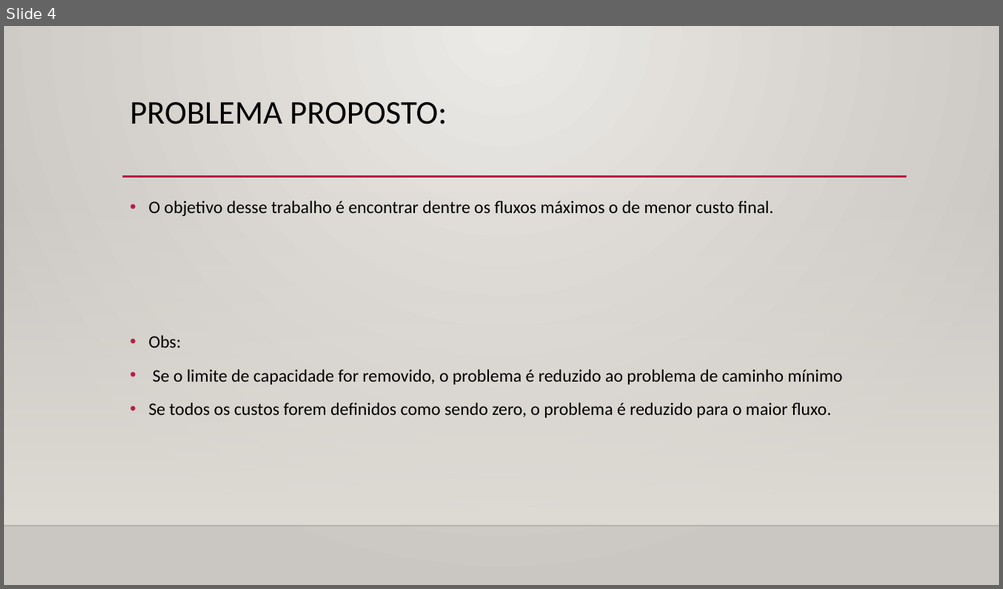
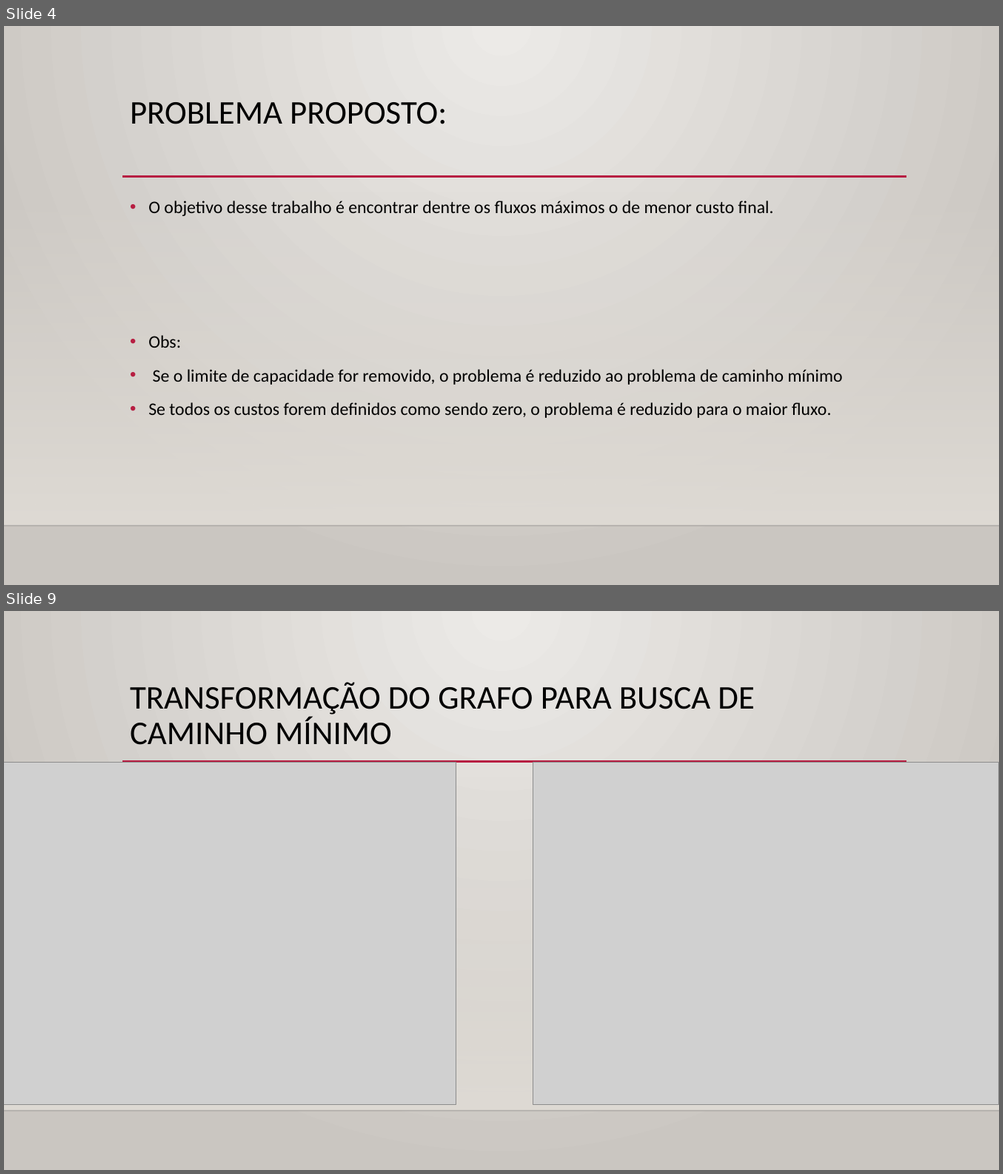
Before and after one commit to vitorhugoclz/EclipseProject, a slide deck: FluxoCustoMinimo/slides e texto/Apresentacao.pptx. Shown one above the other, each under a label of ours: slide 4 before the commit, slides 4 and 9 after it; the slides between them are not shown. The pictures are 1003x589 and 1003x1174 pixels, drawn with LibreOffice and Linux fonts; fonts in the diff are those of the drawing; grey boxes stand for pictures; background and template pictures are left out. Boxes give left, top, right and bottom in pixels: in the first picture for what was removed or moved away, otherwise in the second. Text is boxed around its words. In the diff, an @@ line names an element or a change of style, - is before the commit and + after.

```diff
--- a/FluxoCustoMinimo/slides e texto/Apresentacao.pptx
+++ b/FluxoCustoMinimo/slides e texto/Apresentacao.pptx
@@ slide 9 added at (4, 611, 999, 1170), background gradient #ECEAE7 to #CAC7C1; not listed: 3 template elements that a slide beside it also shows @@
@@ title added at (130, 682, 754, 745), 32 pt, text #000000 @@
+TRANSFORMAÇÃO DO GRAFO PARA BUSCA DE CAMINHO MÍNIMO
@@ picture added at (4, 763, 456, 1105) @@
@@ picture added at (533, 763, 999, 1105) @@
```
Also in this commit, not shown: 3 slides changed, 8 other slides added, 4 other files.
